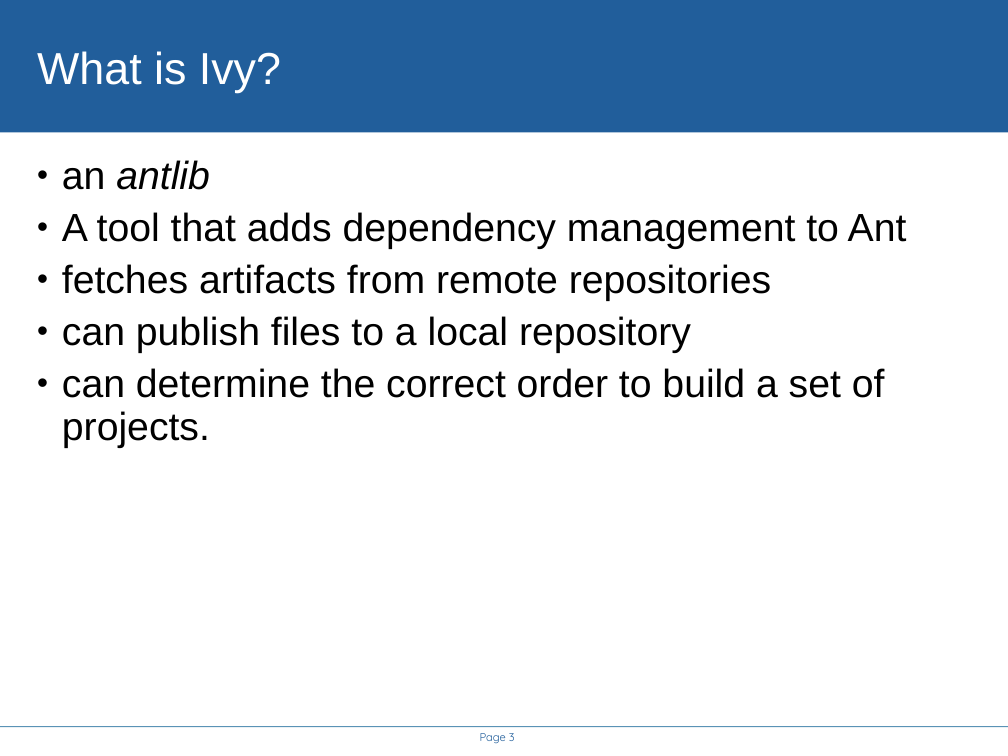
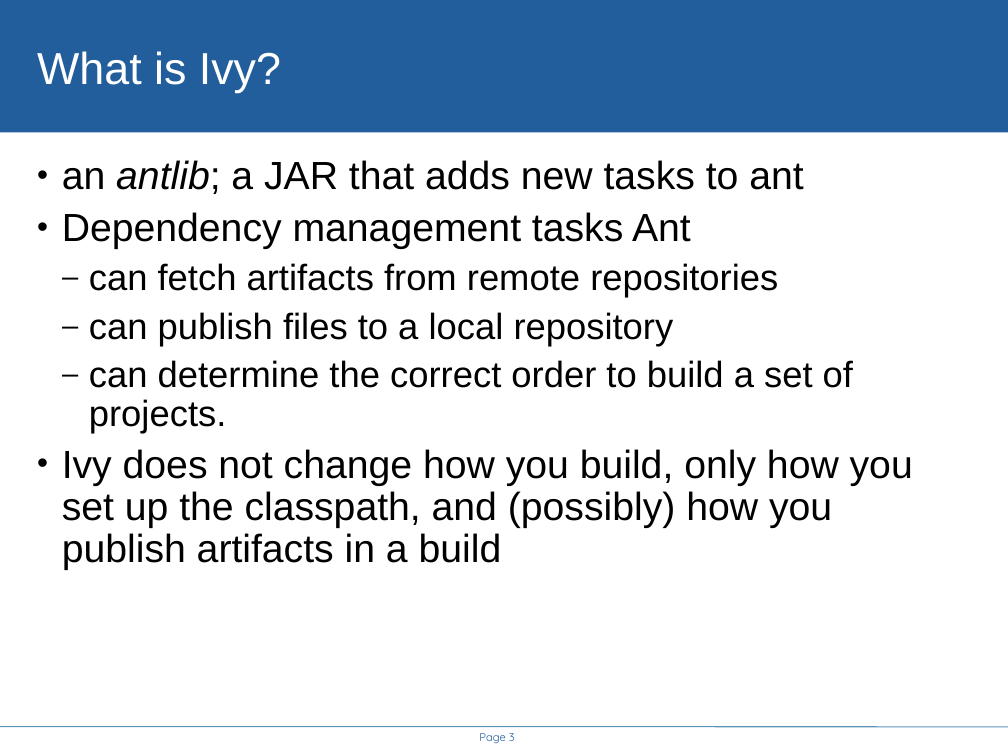
Before and after one commit to steveloughran/smartfrog, a slide deck: slide 3 of core/antbuild/doc/ivy.ppt. Drawn at 1008x756 pixels with LibreOffice and Linux fonts; fonts in the diff are those of the drawing; background and template pictures are left out. Boxes give left, top, right and bottom in pixels: in the first picture for what was removed or moved away, otherwise in the second. Text is boxed around its words. In the diff, an @@ line names an element or a change of style, - is before the commit and + after.

Commit message:
updated ivy slides and testharness artifact policy

```diff
--- a/core/antbuild/doc/ivy.ppt
+++ b/core/antbuild/doc/ivy.ppt
@@ text at [62, 160, 803, 298]: text changed @@
-• an antlib
-• A tool that adds dependency management to Ant
-• fetches artifacts from remote repositories
+• an antlib; a JAR that adds new tasks to ant
+• Dependency management tasks Ant
+  – can fetch artifacts from remote repositories
@@ text at [89, 312, 853, 434]: size 28 to 26 pt in "can publish files to a local repository", "can determine the correct order to build ..."; bullet • to –; list level 1 to 2 in "can publish files to a ..."; list level 1 to 2 in "can determine the correct order ..." @@
@@ text at [62, 449, 913, 570]: paragraph added @@
+• Ivy does not change how you build, only how you set up the classpath, and (possibly) how you publish artifacts in a build
```
Also in this commit, not shown: 10 other slides changed, 4 slides added, 1 slide removed, 1 other file.
